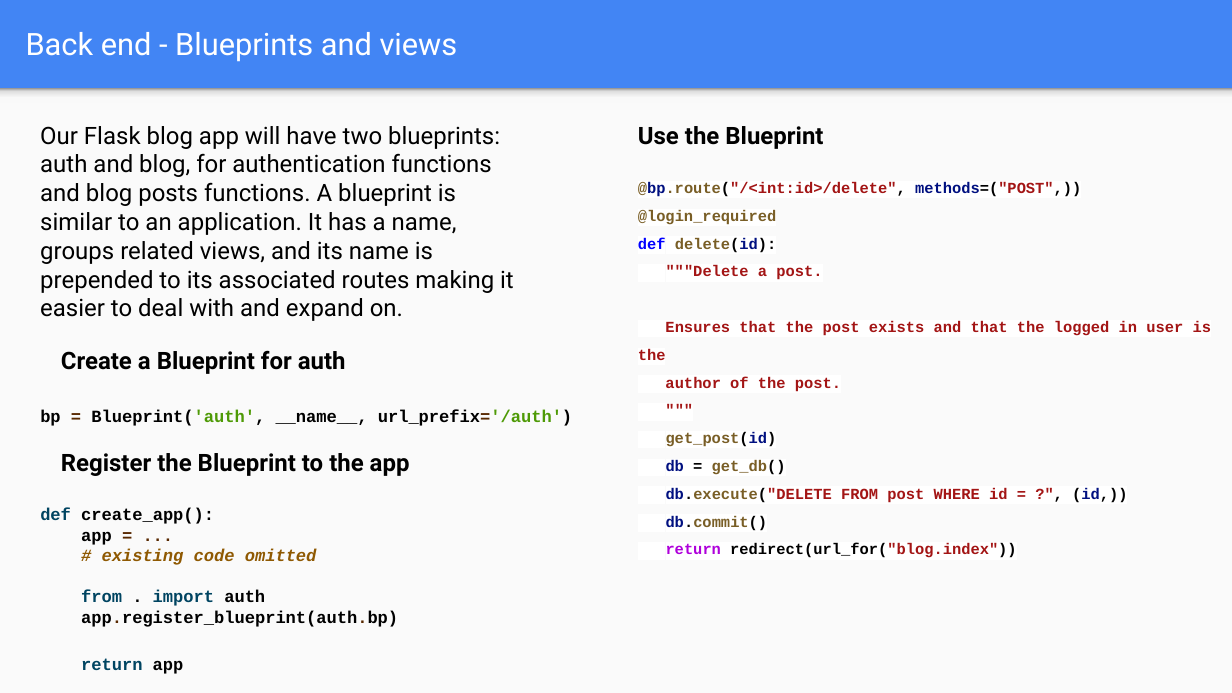
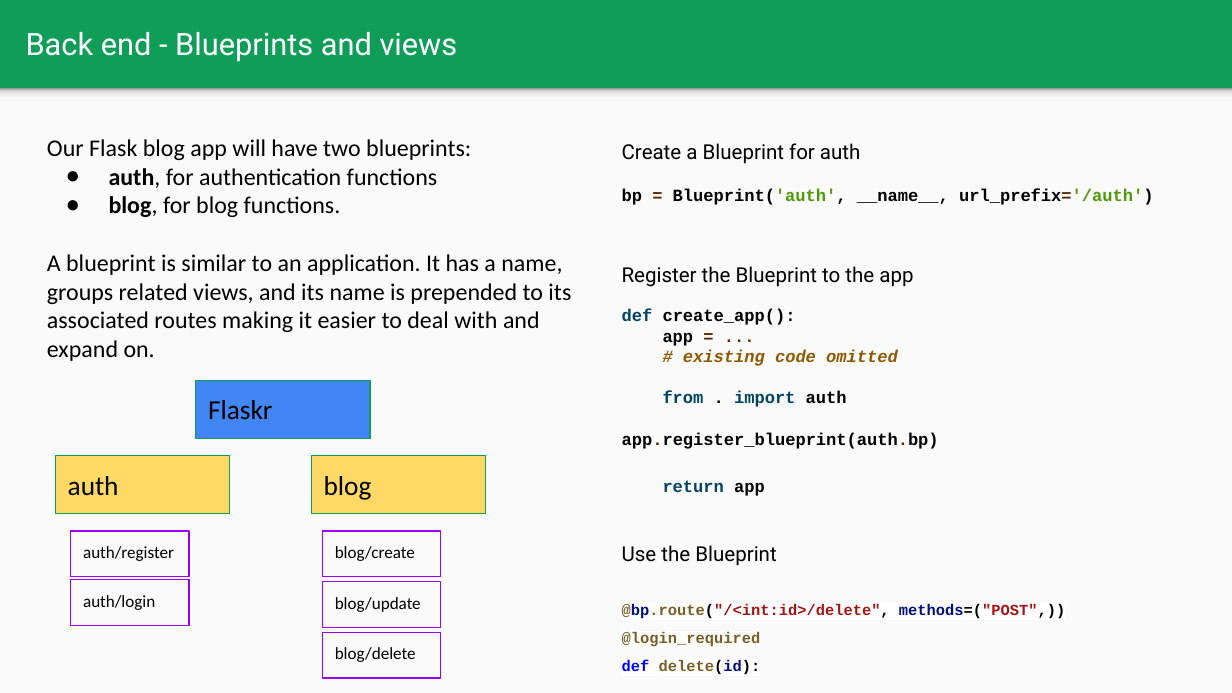
Before and after one commit to gadm21/Flask-Blog-application, a slide deck: slide 9 of Lab Flask blog web application.pptx. Drawn at 1232x693 pixels with LibreOffice and Linux fonts; fonts in the diff are those of the drawing. Boxes give left, top, right and bottom in pixels: in the first picture for what was removed or moved away, otherwise in the second. Text is boxed around its words. In the diff, an @@ line names an element or a change of style, - is before the commit and + after.

```diff
--- a/Lab Flask blog web application.pptx
+++ b/Lab Flask blog web application.pptx
@@ background #4285F4 to #0F9D58 @@
@@ text at [47,139,571,361]: text changed; font Roboto to Calibri @@
-Our Flask blog app will have two blueprints: auth and blog, for authentication functions and blog posts functions. A blueprint is similar to an application. It has a name, groups related views, and its name is prepended to its associated routes making it easier to deal with and expand on.
+Our Flask blog app will have two blueprints:
+● auth, for authentication functions
+● blog, for blog functions.
+A blueprint is similar to an application. It has a name, groups related views, and its name is prepended to its associated routes making it easier to deal with and expand on.
@@ text "Create a Blueprint for auth": place and size @@
-text "Create a Blueprint for auth" at [61,350,346,374]
+text "Create a Blueprint for auth" at [622,143,860,164]
@@ text "bp = Blueprint('auth', __name__, url_prefix='/auth')": place and size @@
-text "bp = Blueprint('auth', __name__, url_prefix='/auth')" at [40,410,572,426]
+text "bp = Blueprint('auth', __name__, url_prefix='/auth')" at [622,188,1153,205]
@@ text removed at [638,182,1212,558] @@
-@bp.route("/<int:id>/delete", methods=("POST",))
-@login_required
-def delete(id):
-"""Delete a post.
-Ensures that the post exists and that the logged in user is the
-author of the post.
-"""
-get_post(id)
-db = get_db()
-db.execute("DELETE FROM post WHERE id = ?", (id,))
-db.commit()
-return redirect(url_for("blog.index"))
@@ text "Register the Blueprint to the ...": place and size @@
-text "Register the Blueprint to the ..." at [61,453,410,476]
+text "Register the Blueprint to the ..." at [622,266,913,287]
@@ text "def create_app():" rewrapped from [40,507,398,674] to [622,308,939,496] @@
@@ rectangle added at [196,381,370,439], fill #4285F4, outline #0F9D58 0.75 pt, 16 pt, text #000000 @@
+Flaskr
@@ rectangle added at [55,456,229,514], fill #FFD966, outline #0F9D58 0.75 pt, 16 pt, text #000000 @@
+auth
@@ rectangle added at [312,456,485,514], fill #FFD966, outline #0F9D58 0.75 pt, 16 pt, text #000000 @@
+blog
@@ rectangle added at [71,531,190,577], outline #9900FF 0.75 pt, 10 pt, text #000000 @@
+auth/register
@@ rectangle added at [323,531,441,577], outline #9900FF 0.75 pt, 10 pt, text #000000 @@
+blog/create
@@ size 14 to 12 pt, bold off in 3 elements at [622,143,860,164], [622,266,913,287], [622,545,776,566] @@
@@ text "Use the Blueprint": place and size @@
-text "Use the Blueprint" at [638,126,823,149]
+text "Use the Blueprint" at [622,545,776,566]
@@ rectangle added at [71,580,190,626], outline #9900FF 0.75 pt, 10 pt, text #000000 @@
+auth/login
@@ rectangle added at [323,582,441,627], outline #9900FF 0.75 pt, 10 pt, text #000000 @@
+blog/update
@@ text added at [622,604,1065,675], 9 pt, text #795E26, bold @@
+@bp.route("/<int:id>/delete", methods=("POST",))
+@login_required
+def delete(id):
@@ rectangle added at [323,632,441,678], outline #9900FF 0.75 pt, 10 pt, text #000000 @@
+blog/delete
```
Also in this commit, not shown: 6 other slides changed, 4 slides added, 1 slide removed.
